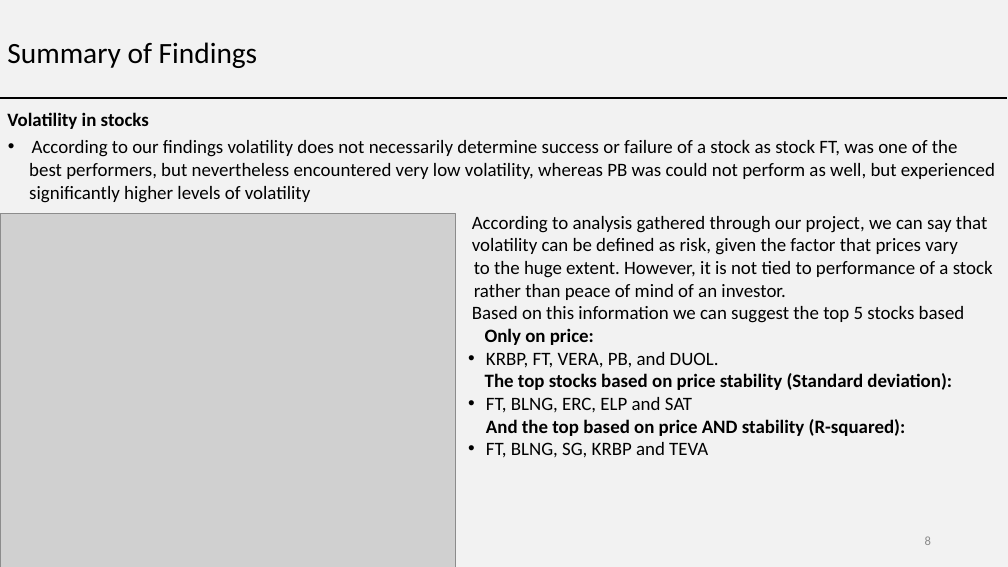
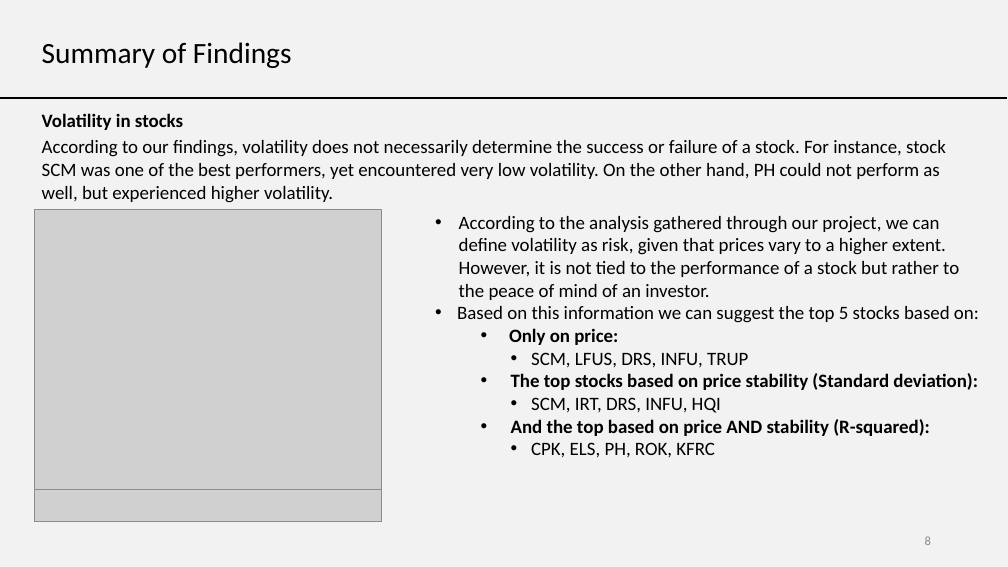
Before and after one commit to LevanGetia/Project-1, a slide deck: slide 8 of Project1 - stocks analysis PPT.pptx. Drawn at 1008x567 pixels with LibreOffice and Linux fonts; fonts in the diff are those of the drawing; grey boxes stand for pictures. Boxes give left, top, right and bottom in pixels: in the first picture for what was removed or moved away, otherwise in the second. Text is boxed around its words. In the diff, an @@ line names an element or a change of style, - is before the commit and + after.

```diff
--- a/Project1 - stocks analysis PPT.pptx
+++ b/Project1 - stocks analysis PPT.pptx
@@ text "Summary of Findings": place and size @@
-text "Summary of Findings" at <box>7,42,258,68</box>
+text "Summary of Findings" at <box>42,42,292,68</box>
@@ text "Volatility in stocks": place and size @@
-text "Volatility in stocks" at <box>7,112,149,129</box>
+text "Volatility in stocks" at <box>42,113,183,130</box>
@@ text at <box>42,140,946,203</box>: text changed @@
-• According to our findings volatility does not necessarily determine success or failure of a stock as stock FT, was one of the
-best performers, but nevertheless encountered very low volatility, whereas PB was could not perform as well, but experienced
-significantly higher levels of volatility
+According to our findings, volatility does not necessarily determine the success or failure of a stock. For instance, stock SCM was one of the best performers, yet encountered very low volatility. On the other hand, PH could not perform as well, but experienced higher volatility.
@@ picture: place and size @@
-picture at <box>1,214,456,567</box>
+picture at <box>34,209,381,488</box>
@@ text "According to the analysis gathered ...": place and size @@
-text "According to the analysis gathered ..." at <box>472,216,993,458</box>
+text "According to the analysis gathered ..." at <box>457,216,979,457</box>
@@ text at <box>457,216,979,323</box>: text changed @@
-• According to analysis gathered through our project, we can say that
-• volatility can be defined as risk, given the factor that prices vary
-to the huge extent. However, it is not tied to performance of a stock
-rather than peace of mind of an investor.
-• Based on this information we can suggest the top 5 stocks based
+• According to the analysis gathered through our project, we can define volatility as risk, given that prices vary to a higher extent. However, it is not tied to the performance of a stock but rather to the peace of mind of an investor.
+• Based on this information we can suggest the top 5 stocks based on:
@@ text at <box>509,328,978,436</box>: list level 1 to 3 in "Only on price:"; list level 1 to 3 in "The top stocks based on ..."; bullet none to •; list level 2 to 3 in "And the top based on ..." @@
@@ text at <box>531,352,748,368</box>: text changed @@
-  • KRBP, FT, VERA, PB, and DUOL.
+    • SCM, LFUS, DRS, INFU, TRUP
@@ text at <box>531,397,721,413</box>: text changed @@
-  • FT, BLNG, ERC, ELP and SAT
+    • SCM, IRT, DRS, INFU, HQI
@@ text at <box>531,442,715,457</box>: text changed @@
-  • FT, BLNG, SG, KRBP and TEVA
+    • CPK, ELS, PH, ROK, KFRC
@@ picture added at <box>34,489,381,522</box> @@
```
Also in this commit, not shown: 9 other slides changed, 1 other file.
